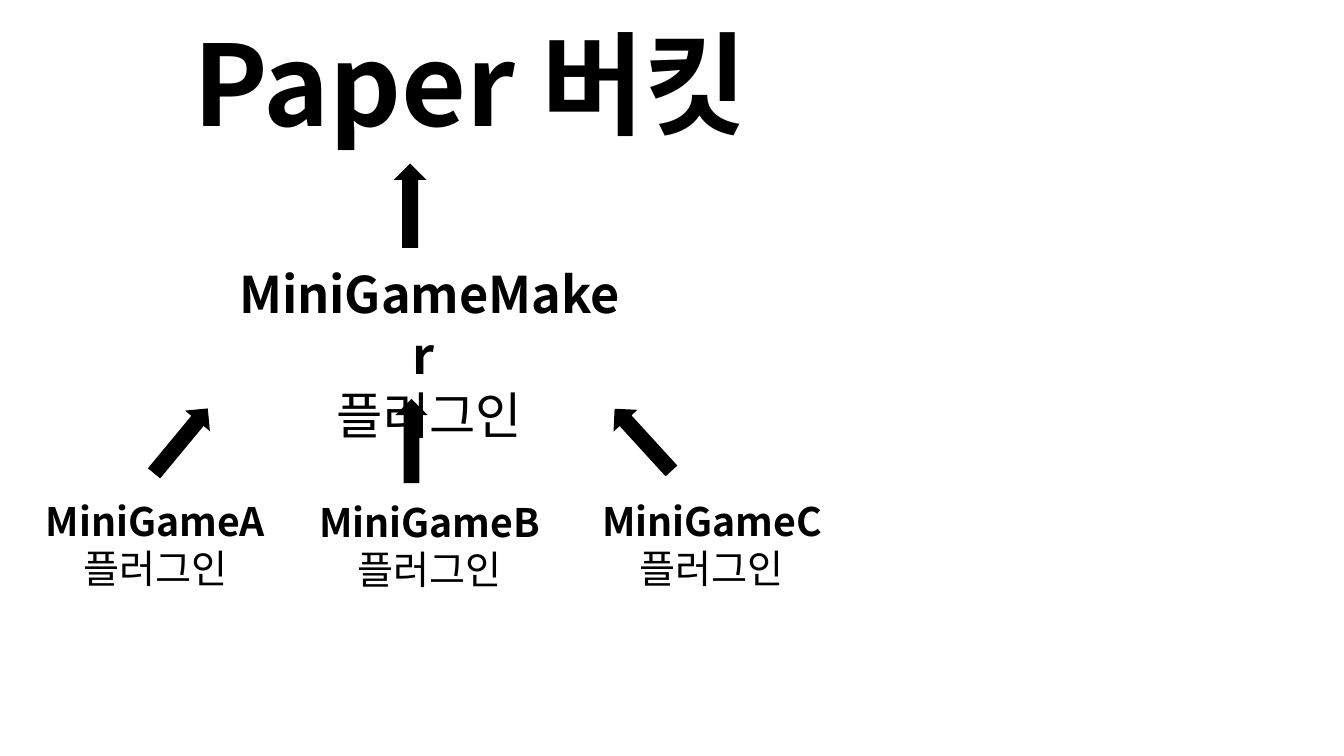
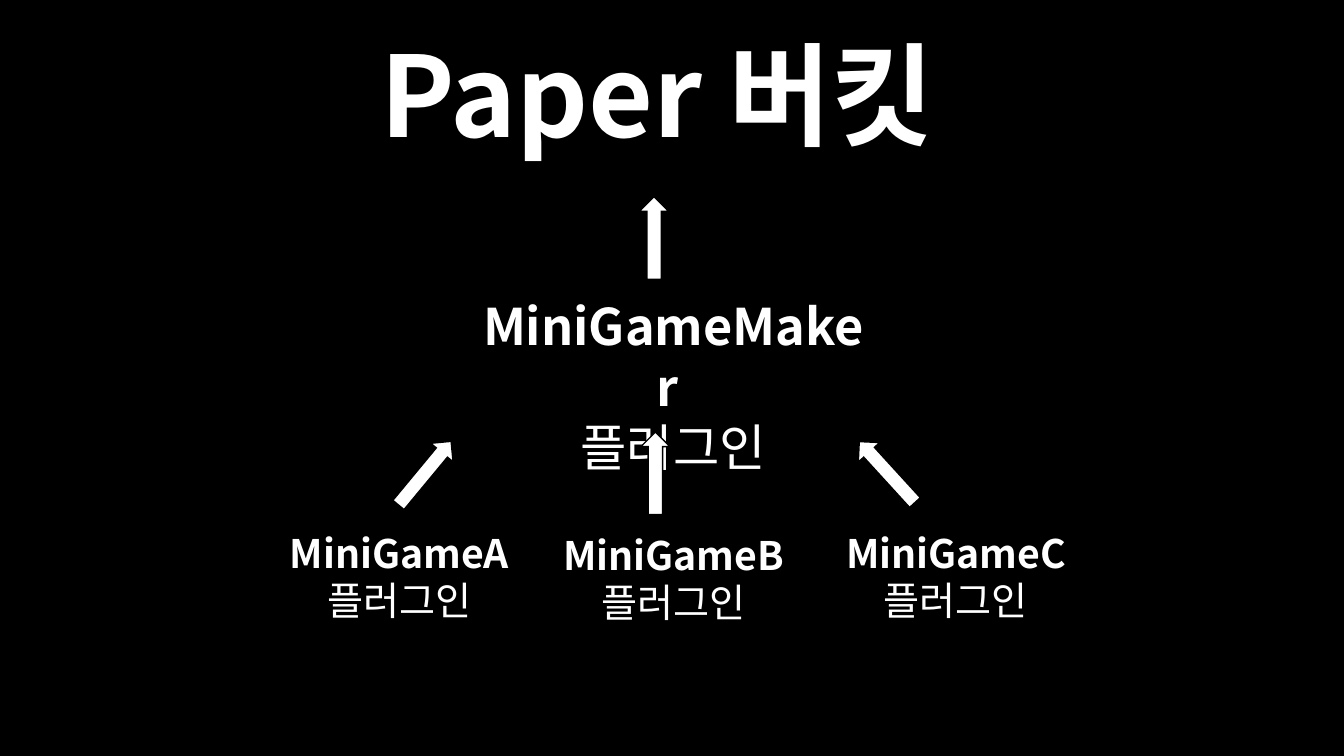
Before and after one commit to MiniGameWorlds/MiniGameWorld, a slide deck: slide 1 of resource/MiniGameMaker.pptx. Drawn at 1344x756 pixels with LibreOffice and Linux fonts; fonts in the diff are those of the drawing. Boxes give left, top, right and bottom in pixels: in the first picture for what was removed or moved away, otherwise in the second. Text is boxed around its words. In the diff, an @@ line names an element or a change of style, - is before the commit and + after.

```diff
--- a/resource/MiniGameMaker.pptx
+++ b/resource/MiniGameMaker.pptx
@@ background #FFFFFF to #000000 @@
@@ text "Paper 버킷": place and size @@
-text "Paper 버킷" at (193, 32, 747, 150)
+text "Paper 버킷" at (380, 43, 934, 161)
@@ fill #000000 to #FFFFFF in 4 elements at (849, 431, 926, 512), (387, 432, 463, 514), (639, 197, 668, 279), (641, 433, 670, 515) @@
@@ 3 down arrows: place and size @@
-3 down arrows at (143, 164, 426, 483)
+3 down arrows at (387, 197, 670, 515)
@@ 4 texts, 1 down arrow: place and size @@
-4 texts, 1 down arrow at (46, 392, 822, 587)
+4 texts, 1 down arrow at (290, 424, 1066, 620)
@@ text colour #000000 to #FFFFFF in 5 elements at (380, 43, 934, 161), (581, 424, 766, 479), (290, 536, 509, 618), (563, 538, 784, 620), (846, 536, 1066, 618) @@
```
Also in this commit, not shown: 1 other slide changed, 1 slide added, 13 other files.
